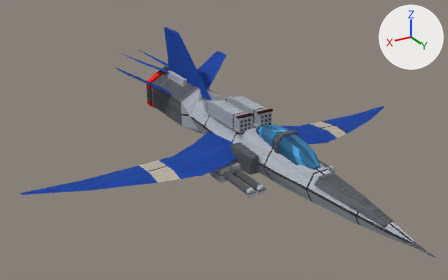
The Blender file tools/lowforge/models/skua.blend, before and after one commit.
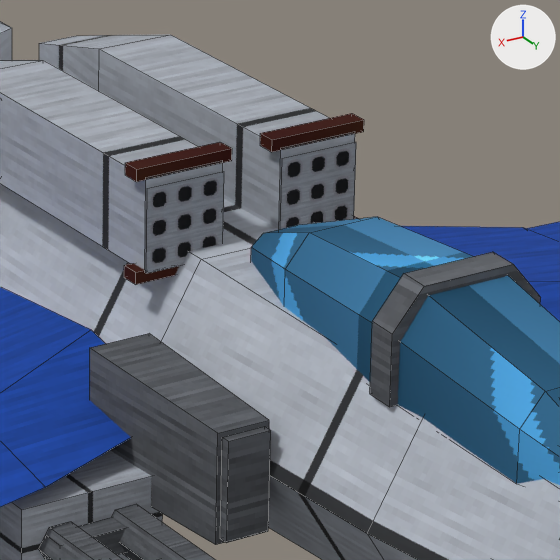
Each version is shown whole from a 50 mm lens placed at (79.4, 120.3, 62.1), pointed at (7.5, 0.4, 2.2), then close up on the part from 48% to 68% of the width and 32% to 63% of the height. Arrows for +X, +Y and +Z are at upper right; the lights stay in place. The last two pictures show the newer version. The close-ups show mesh edges as thin lines.

In view in the first close-up: 'canopy', 'canopy_frame', 'flechette_face', 'flechette_face.001', 'flechette_pod', 'flechette_pod.001', 'fuselage', 'intake.001', 'intake_cheek.001', 'pod_collar', 'pod_collar.002', 'pod_collar.003', 'receiver.001', 'wing_arm', 'wing_arm.001' and 5 more.
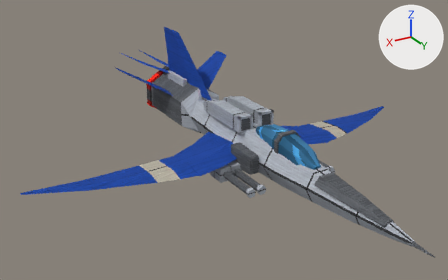
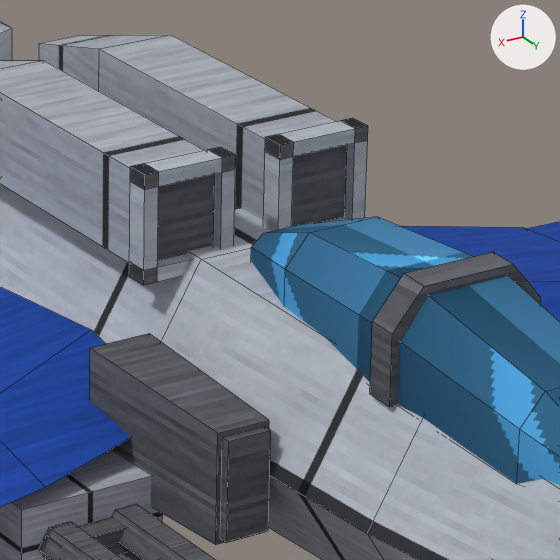
Not visible in the close-ups: 'intake_lip.001'.

Where the change shows, as pixel boxes (x1, y1, x2, y2) in the close-ups (560 x 560 px):
'flechette_face.001', deleted: before (146, 171, 224, 273)
'flechette_face', deleted: before (280, 142, 356, 229)
'intake_mouth.001', added: after (157, 175, 214, 260)
'intake_mouth', added: after (291, 145, 347, 227)
'intake_lip.007', added: after (129, 164, 159, 285)
'intake_lip.004', added: after (130, 147, 236, 190)
'intake_lip', added: after (265, 119, 368, 160)
'intake_lip.003', added: after (263, 134, 293, 231)
'pod_collar.002', deleted (brown): before (125, 142, 232, 182)
'pod_collar', deleted (brown): before (260, 113, 364, 152)
'intake_lip.002', added: after (340, 118, 368, 220)
'intake_lip.006', added: after (208, 147, 236, 248)
'intake_lip.005', added: after (129, 256, 190, 285)
'pod_collar.003', deleted (red): before (124, 263, 179, 285)

The change, as a diff of the scene's bpy script:
```diff
--- a/tools/lowforge/models/skua.blend.py
+++ b/tools/lowforge/models/skua.blend.py
@@ ob_flechette_face @@
-ob_flechette_face = bpy.data.objects.new('flechette_face', me_flechette_face)
@@ ob_pod_collar @@
-ob_pod_collar = bpy.data.objects.new('pod_collar', me_pod_collar)
@@ ob_flechette_face_001 @@
-ob_flechette_face_001 = bpy.data.objects.new('flechette_face.001', me_flechette_face_001)
@@ ob_pod_collar_002 @@
-ob_pod_collar_002 = bpy.data.objects.new('pod_collar.002', me_pod_collar_002)
@@ ob_pod_collar_003 @@
-ob_pod_collar_003 = bpy.data.objects.new('pod_collar.003', me_pod_collar_003)
@@ ob_intake_lip_007 @@
+ob_intake_lip_007 = bpy.data.objects.new('intake_lip.007', me_intake_lip_007)  # a box spanning x 4.4..5.0, y 2.4..3.4, z 4.1..8.5; in mat_steel_plate (picture img_plate)
+ob_intake_lip_007.location = (0.0, 0.0, 0.0)
@@ ob_intake_lip_006 @@
+ob_intake_lip_006 = bpy.data.objects.new('intake_lip.006', me_intake_lip_006)  # a box spanning x 1.0..1.6, y 2.4..3.4, z 4.1..8.5; in mat_steel_plate (picture img_plate)
+ob_intake_lip_006.location = (0.0, 0.0, 0.0)
@@ ob_intake_lip_005 @@
+ob_intake_lip_005 = bpy.data.objects.new('intake_lip.005', me_intake_lip_005)  # a box spanning x 1.0..5.0, y 2.4..3.4, z 4.1..4.7; in mat_steel_plate (picture img_plate)
+ob_intake_lip_005.location = (0.0, 0.0, 0.0)
@@ ob_intake_lip_004 @@
+ob_intake_lip_004 = bpy.data.objects.new('intake_lip.004', me_intake_lip_004)  # a box spanning x 1.0..5.0, y 2.4..3.4, z 7.9..8.5; in mat_steel_plate (picture img_plate)
+ob_intake_lip_004.location = (0.0, 0.0, 0.0)
@@ ob_intake_mouth_001 @@
+ob_intake_mouth_001 = bpy.data.objects.new('intake_mouth.001', me_intake_mouth_001)  # 4 vertices, 1 face; spans x 1.7..4.3, y 3.05, z 4.8..7.8; in mat_bore_dark (picture img_dark)
+ob_intake_mouth_001.location = (0.0, 0.0, 0.0)
@@ ob_intake_lip_003 @@
+ob_intake_lip_003 = bpy.data.objects.new('intake_lip.003', me_intake_lip_003)  # a box spanning x -1.6..-1.0, y 2.4..3.4, z 4.1..8.5; in mat_steel_plate (picture img_plate)
+ob_intake_lip_003.location = (0.0, 0.0, 0.0)
@@ ob_intake_lip_002 @@
+ob_intake_lip_002 = bpy.data.objects.new('intake_lip.002', me_intake_lip_002)  # a box spanning x -5.0..-4.4, y 2.4..3.4, z 4.1..8.5; in mat_steel_plate (picture img_plate)
+ob_intake_lip_002.location = (0.0, 0.0, 0.0)
@@ ob_intake_lip_001 @@
+ob_intake_lip_001 = bpy.data.objects.new('intake_lip.001', me_intake_lip_001)  # a box spanning x -5.0..-1.0, y 2.4..3.4, z 4.1..4.7; in mat_steel_plate (picture img_plate)
+ob_intake_lip_001.location = (0.0, 0.0, 0.0)
@@ ob_intake_lip @@
+ob_intake_lip = bpy.data.objects.new('intake_lip', me_intake_lip)  # a box spanning x -5.0..-1.0, y 2.4..3.4, z 7.9..8.5; in mat_steel_plate (picture img_plate)
+ob_intake_lip.location = (0.0, 0.0, 0.0)
@@ ob_intake_mouth @@
+ob_intake_mouth = bpy.data.objects.new('intake_mouth', me_intake_mouth)  # 4 vertices, 1 face; spans x -4.3..-1.7, y 3.05, z 4.8..7.8; in mat_bore_dark (picture img_dark)
+ob_intake_mouth.location = (0.0, 0.0, 0.0)
```
